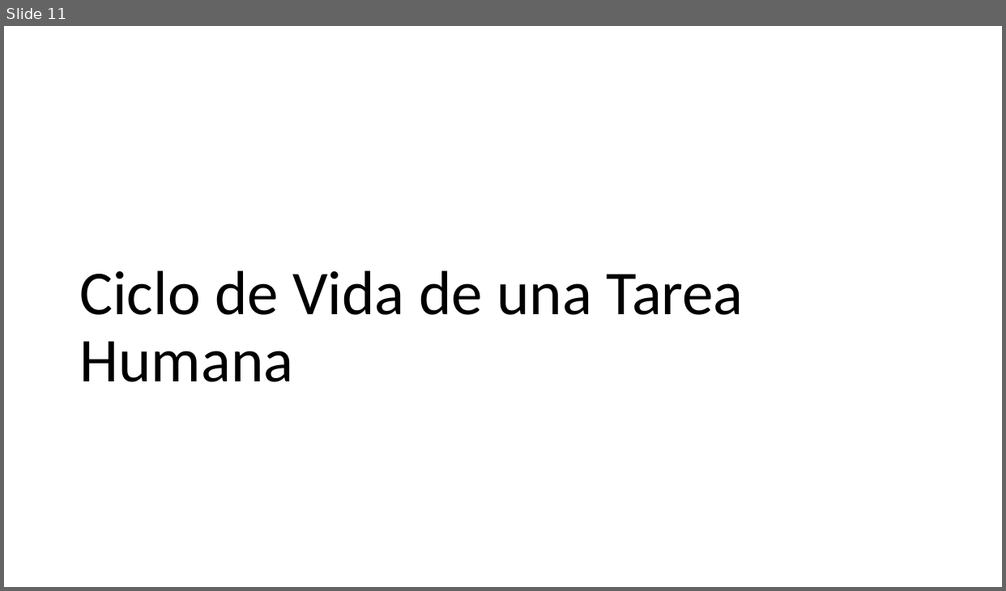
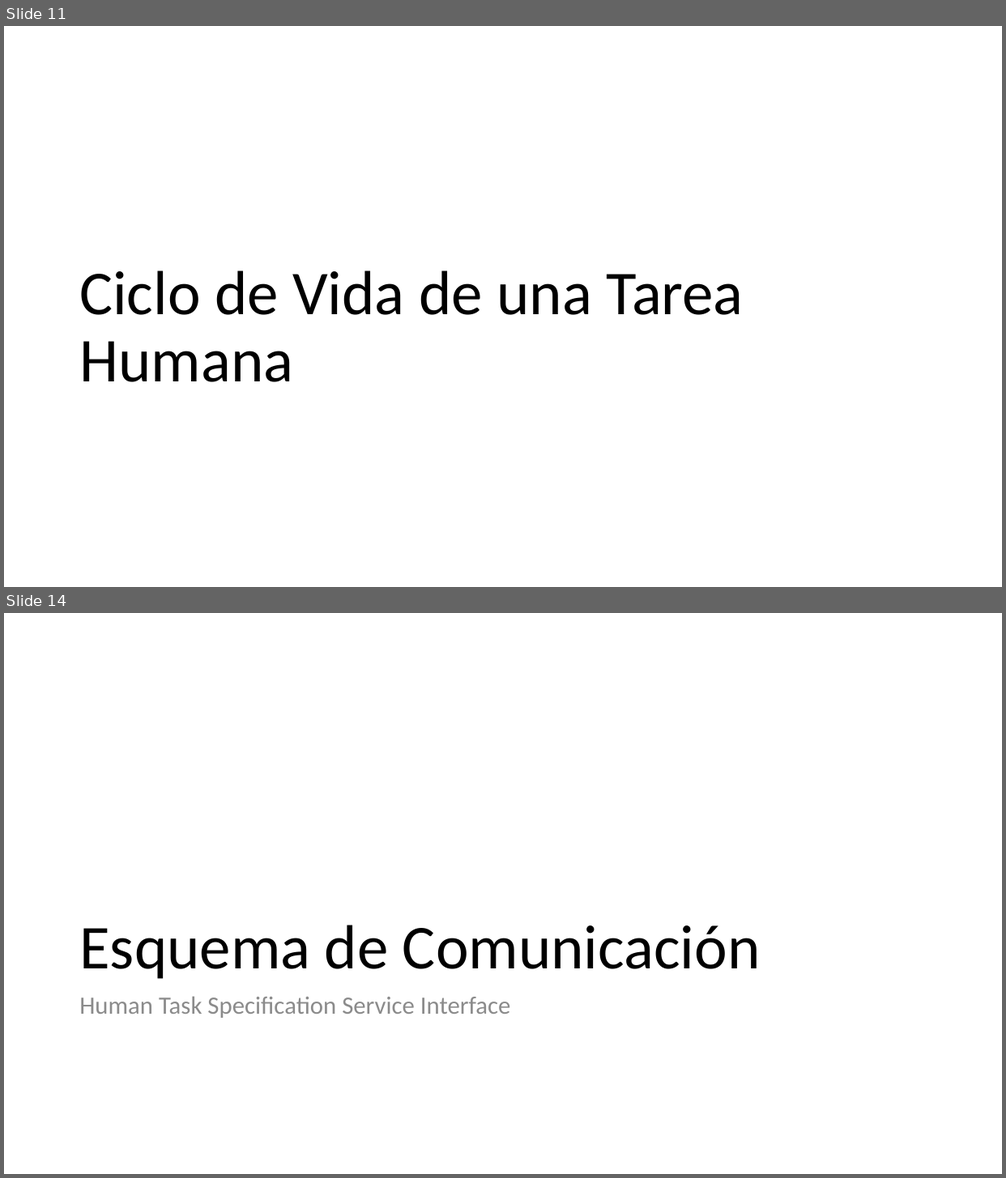
Before and after one commit to upcevo201402/bpm-btm, a slide deck: Diseno/Concepto_Arquitectura.pptx. Shown one above the other, each under a label of ours: slide 11 before the commit, slides 11 and 14 after it; the slides between them are not shown. The pictures are 1006x591 and 1006x1178 pixels, drawn with LibreOffice and Linux fonts; fonts in the diff are those of the drawing. Boxes give left, top, right and bottom in pixels: in the first picture for what was removed or moved away, otherwise in the second. Text is boxed around its words. In the diff, an @@ line names an element or a change of style, - is before the commit and + after.

```diff
--- a/Diseno/Concepto_Arquitectura.pptx
+++ b/Diseno/Concepto_Arquitectura.pptx
@@ slide 14 added at (x1=4, y1=613, x2=1002, y2=1174), background #FFFFFF @@
@@ title added at (x1=79, y1=925, x2=761, y2=979), 60 pt, text #000000 @@
+Esquema de Comunicación
@@ text added at (x1=79, y1=996, x2=511, y2=1018), 24 pt, text #8C8C8C @@
+Human Task Specification Service Interface
```
Also in this commit, not shown: 3 other slides added, 1 slide removed, 1 other file.
